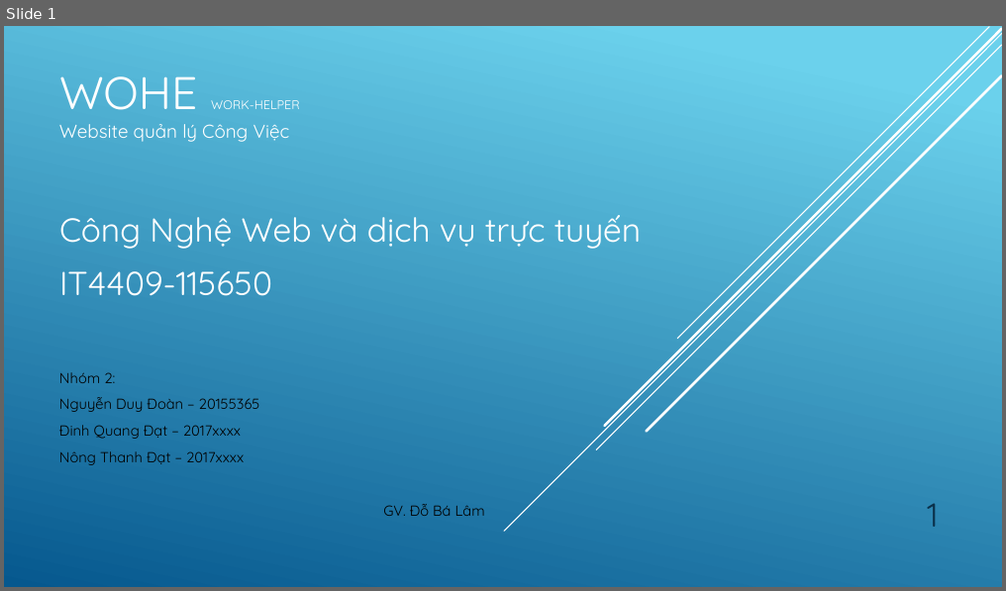
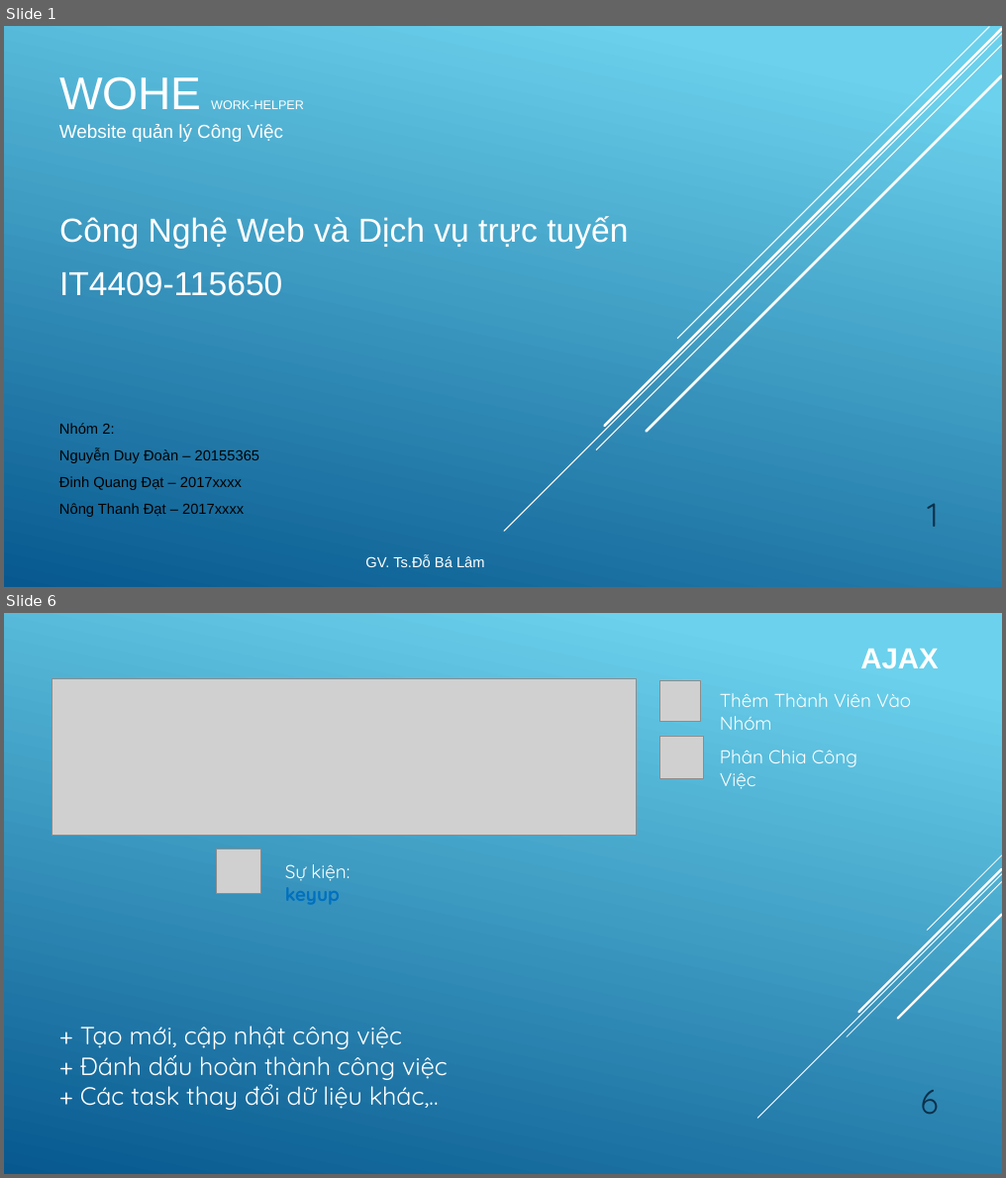
Before and after one commit to quangdat99/btl, a slide deck: Slide.pptx. Shown one above the other, each under a label of ours: slide 1 before the commit, slides 1 and 6 after it; the slides between them are not shown. The pictures are 1006x591 and 1006x1178 pixels, drawn with LibreOffice and Linux fonts; fonts in the diff are those of the drawing; grey boxes stand for pictures. Boxes give left, top, right and bottom in pixels: in the first picture for what was removed or moved away, otherwise in the second. Text is boxed around its words. In the diff, an @@ line names an element or a change of style, - is before the commit and + after.

```diff
--- a/Slide.pptx
+++ b/Slide.pptx
@@ slide 6 added at (x1=4, y1=613, x2=1002, y2=1174), background gradient #6ED2EB to #06588E @@
@@ text added at (x1=860, y1=649, x2=938, y2=668), 28 pt, text #FFFFFF, bold @@
+AJAX
@@ picture added at (x1=52, y1=679, x2=636, y2=836) @@
@@ picture added at (x1=660, y1=680, x2=701, y2=721) @@
@@ text added at (x1=720, y1=693, x2=911, y2=730), 18 pt, text #FFFFFF @@
+Thêm Thành Viên Vào Nhóm
@@ picture added at (x1=660, y1=736, x2=703, y2=778) @@
@@ text added at (x1=720, y1=750, x2=857, y2=789), 18 pt, text #FFFFFF @@
+Phân Chia Công Việc
@@ picture added at (x1=217, y1=850, x2=260, y2=894) @@
@@ text added at (x1=285, y1=864, x2=350, y2=905), 18 pt, text #FFFFFF @@
+Sự kiện: keyup
@@ group added at (x1=757, y1=856, x2=1002, y2=1118): 5 lines @@
@@ text added at (x1=80, y1=1026, x2=448, y2=1110), 24 pt, text #FFFFFF @@
++ Tạo mới, cập nhật công việc
++ Đánh dấu hoàn thành công việc
++ Các task thay đổi dữ liệu khác,..
@@ page number added at (x1=921, y1=1090, x2=939, y2=1114), 32 pt, text #0A304A @@
+6
@@ slide 1 changed as well @@
@@ font Quicksand to Arial in 3 elements at (x1=59, y1=76, x2=202, y2=110), (x1=211, y1=100, x2=304, y2=109), (x1=59, y1=124, x2=283, y2=142) @@
@@ subtitle at (x1=59, y1=216, x2=628, y2=249): text changed; font Quicksand to Arial @@
-Công Nghệ Web và dịch vụ trực tuyến
+Công Nghệ Web và Dịch vụ trực tuyến
@@ subtitle at (x1=59, y1=272, x2=282, y2=296): font Quicksand to Arial in "IT4409-115650" @@
@@ text "Nhóm 2:" moved from (x1=59, y1=372, x2=485, y2=516) to (x1=59, y1=423, x2=485, y2=568) @@
@@ text at (x1=59, y1=423, x2=260, y2=517): font Quicksand to Arial in "Nhóm 2:", "Nguyễn Duy Đoàn – 20155365", "Đinh Quang Đạt – 2017xxxx", "Nông Thanh Đạt – 2017xxxx" @@
@@ text at (x1=365, y1=556, x2=485, y2=568): text changed; font Quicksand to Arial; text colour #000000 to #FFFFFF @@
-GV. Đỗ Bá Lâm
+GV. Ts.Đỗ Bá Lâm
```
Also in this commit, not shown: 6 other slides added, 6 slides removed, 2 other files.
